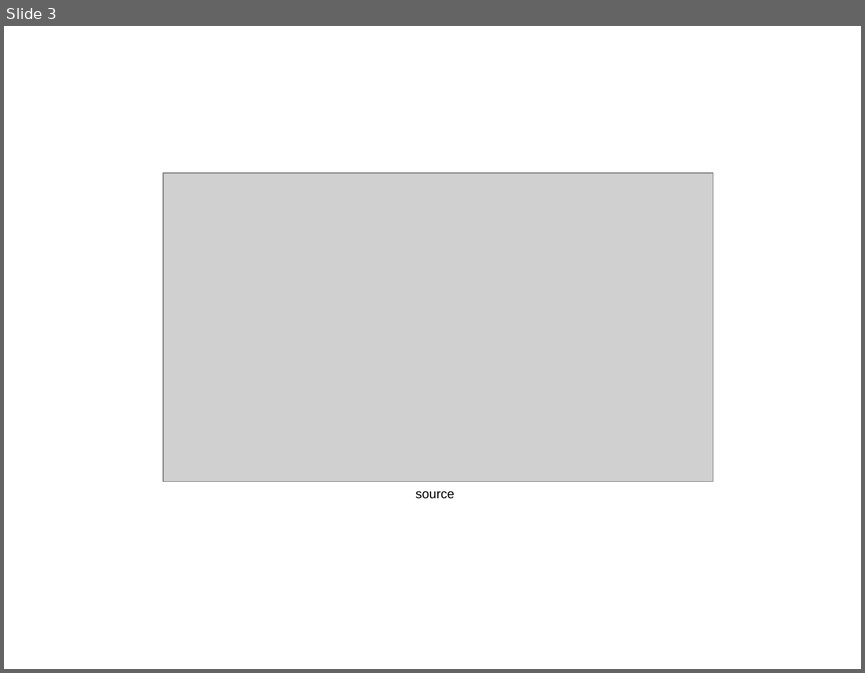
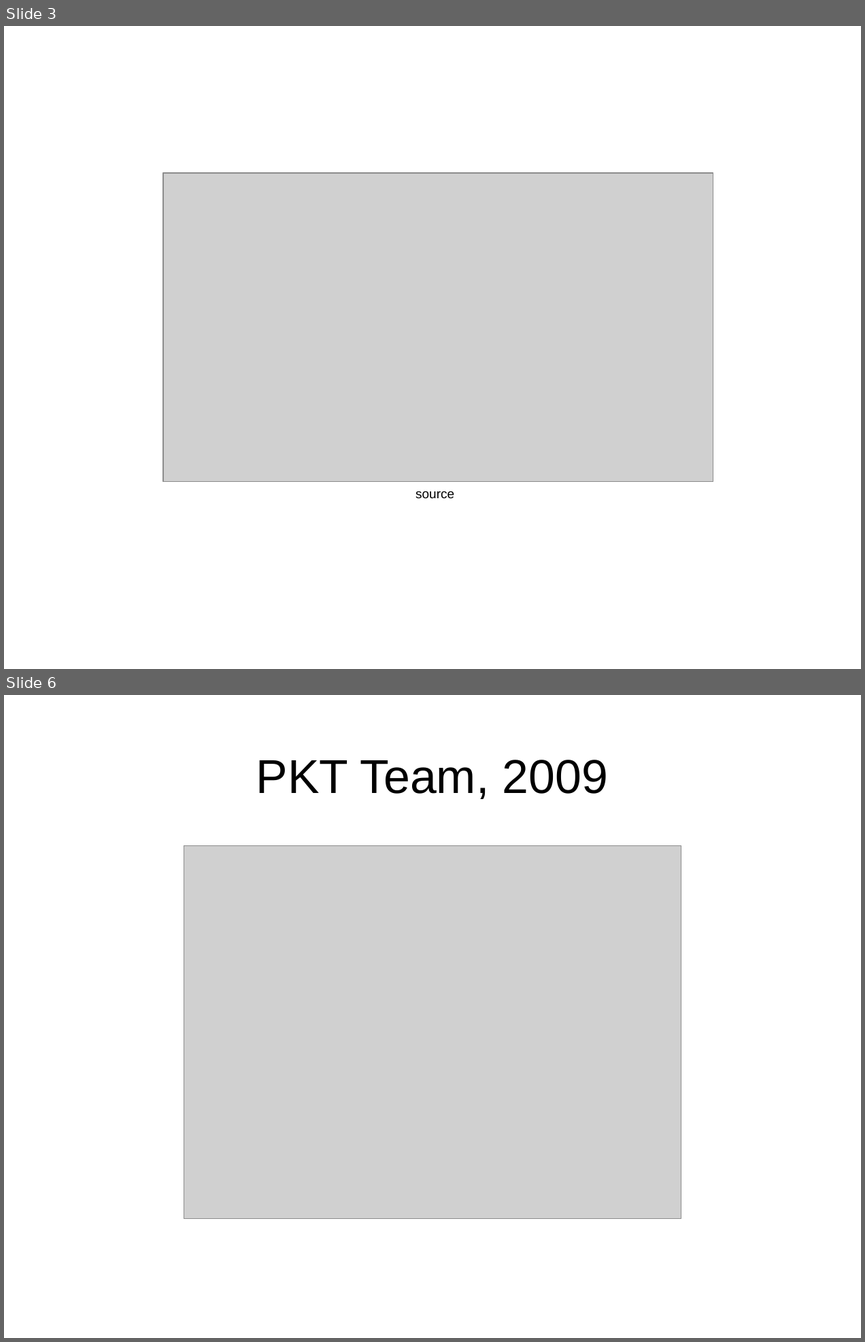
Before and after one commit to Achifaifa/slides, a slide deck: EE25-ply/ply.odp. Shown one above the other, each under a label of ours: slide 3 before the commit, slides 3 and 6 after it; the slides between them are not shown. The pictures are 865x673 and 865x1342 pixels, drawn with LibreOffice and Linux fonts; fonts in the diff are those of the drawing; grey boxes stand for pictures. Boxes give left, top, right and bottom in pixels: in the first picture for what was removed or moved away, otherwise in the second. Text is boxed around its words. In the diff, an @@ line names an element or a change of style, - is before the commit and + after.

```diff
--- a/EE25-ply/ply.odp
+++ b/EE25-ply/ply.odp
@@ slide 6 added at [4,695,861,1338], background #FFFFFF @@
@@ title added at [256,760,608,799], 44 pt, text #000000 @@
+PKT Team, 2009
@@ picture added at [184,845,681,1217] @@
```
Also in this commit, not shown: 3 slides changed, 22 other slides added, 7 slides removed, 6 other files.
